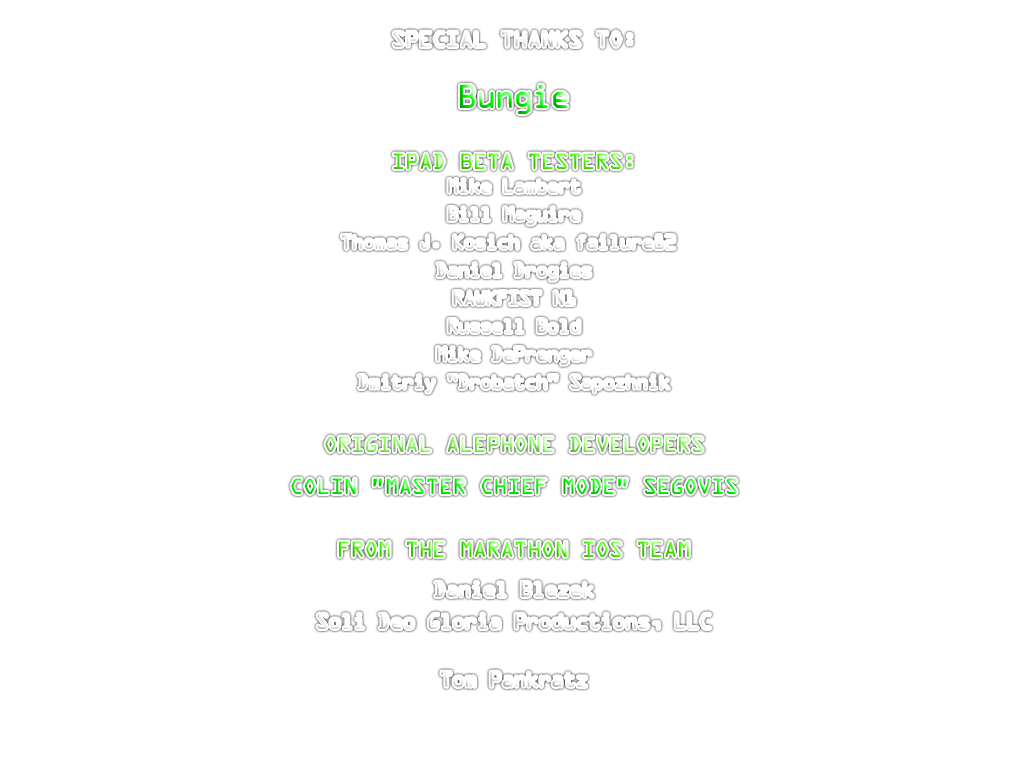
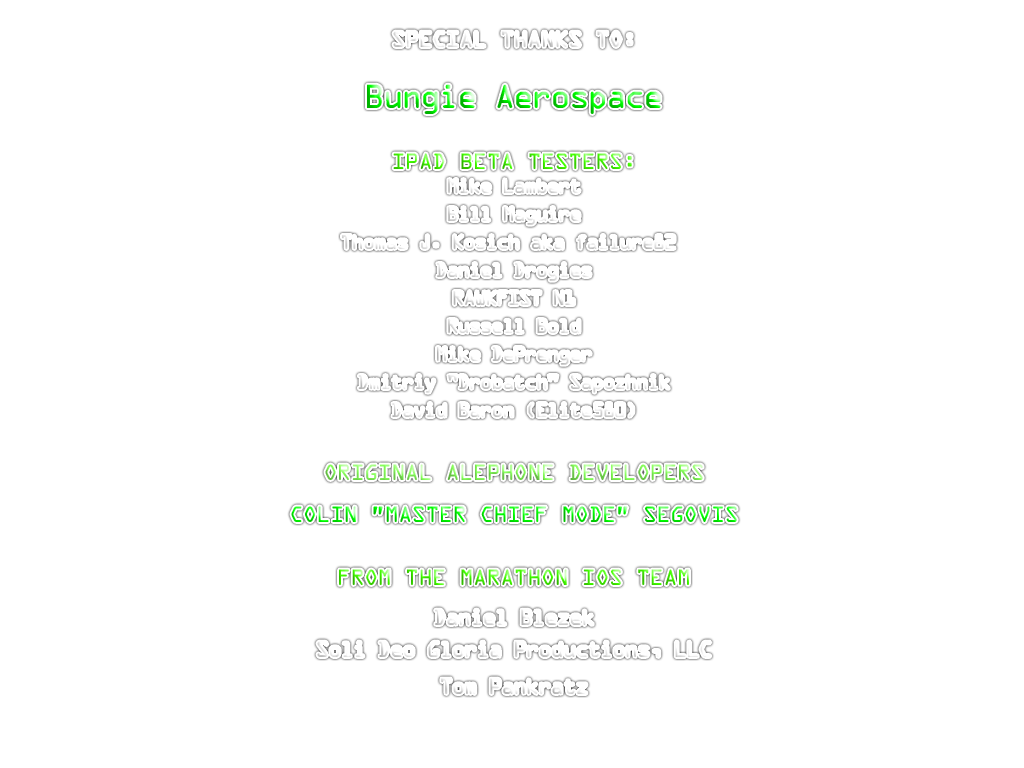
Layers edited between the first and the second 1024x768 image:
renamed "Special Thanks to: Bungie iPad Beta Testers: Mike Lambert Bil" to "Special Thanks to: Bungie Aerospace iPad Beta Testers: Mike L", painted on it over [291, 80, 737, 694]
